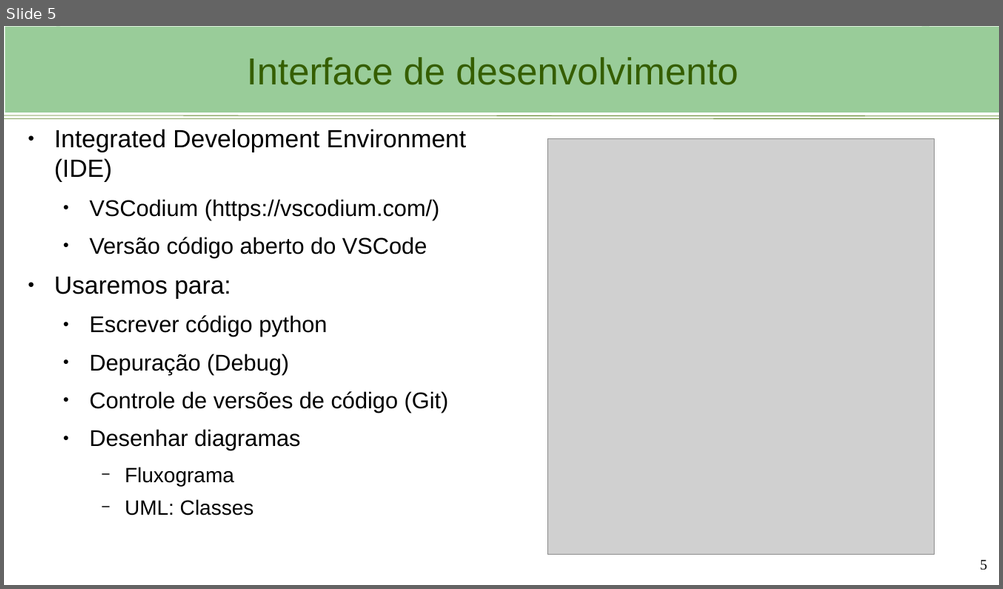
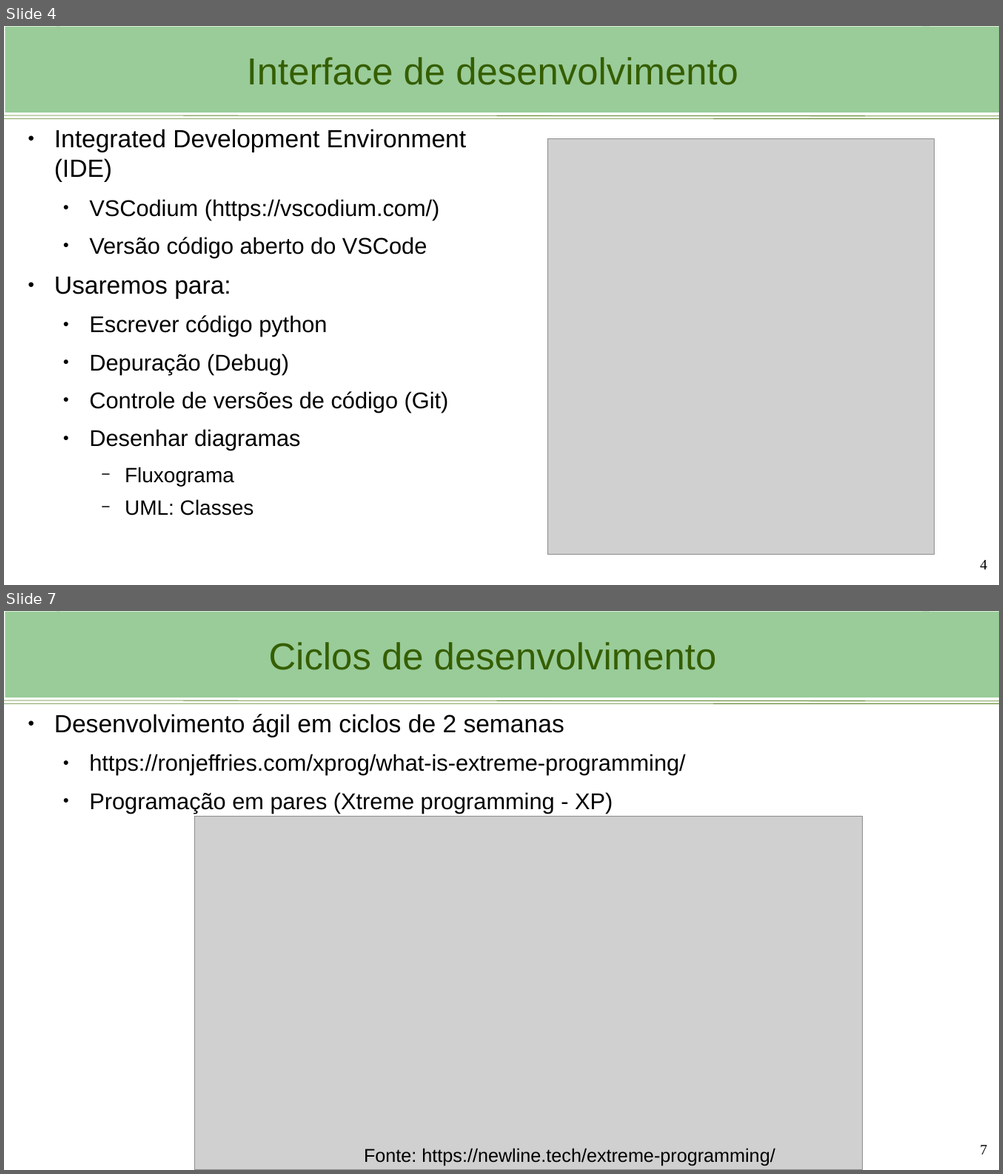
Before and after one commit to viniciusbrito1/progcart, a slide deck: aulas/Ambiente_de_desenvolvimento.odp. Shown one above the other, each under a label of ours: slide 5 before the commit, slides 4 and 7 after it; the slides between them are not shown. The pictures are 1003x589 and 1003x1174 pixels, drawn with LibreOffice and Linux fonts; fonts in the diff are those of the drawing; grey boxes stand for pictures; background and template pictures are left out. Boxes give left, top, right and bottom in pixels: in the first picture for what was removed or moved away, otherwise in the second. Text is boxed around its words. In the diff, an @@ line names an element or a change of style, - is before the commit and + after.

```diff
--- a/aulas/Ambiente_de_desenvolvimento.odp
+++ b/aulas/Ambiente_de_desenvolvimento.odp
@@ slide 7 added at bbox=[4, 611, 999, 1170], background #FFFFFF; not listed: 4 template elements that a slide beside it also shows @@
@@ title added at bbox=[57, 612, 929, 698], fill #99CC99, 36.3 pt, text #355E00 @@
+Ciclos de desenvolvimento
@@ text added at bbox=[54, 714, 685, 813], 22 pt, text #000000 @@
+● Desenvolvimento ágil em ciclos de 2 semanas
+  ● https://ronjeffries.com/xprog/what-is-extreme-programming/
+  ● Programação em pares (Xtreme programming - XP)
@@ picture added at bbox=[195, 817, 862, 1170] @@
@@ text added at bbox=[364, 1148, 774, 1167], 18 pt, text #000000 @@
+Fonte: https://newline.tech/extreme-programming/
@@ page number added at bbox=[979, 1145, 987, 1155], 14 pt, text #000000 @@
+7
@@ what was slide 5 is now slide 4 @@
@@ page number at bbox=[979, 560, 987, 570]: text changed @@
-5
+4
```
Also in this commit, not shown: 5 slides changed, 1 other slide added, 1 slide removed, 2 other files.
